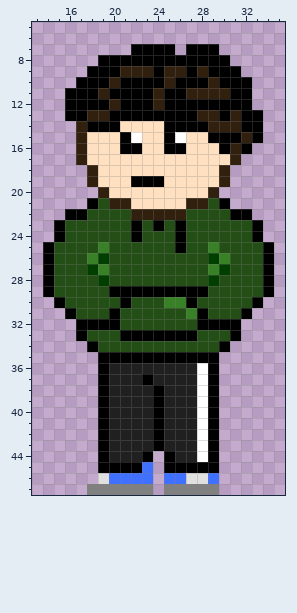
Pixel-art file, stored at assets/characters/adam.aseprite. The first picture shows the starting point.
48x48 pixels, 1 frame. Shown: x 13..35, y 5..47.
And afterwards:
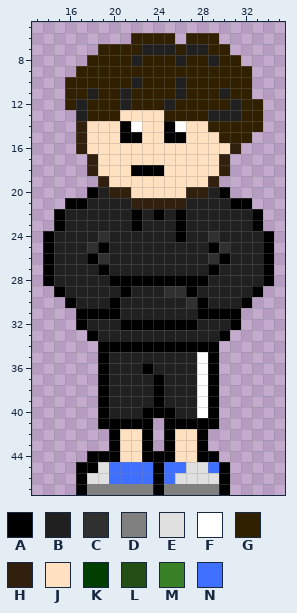
Palette (. is transparent): A #000000  B #202020  C #303030  D #808080  E #e0e0e0  F #ffffff  G #312000  H #31200d  J #ffe0c0  K #003f00  L #234f17  M #398127  N #4070ff
From old to new:
layer "Layer 5" now hidden
layer "Layer 6" added
@@ x 13..35 @@
  5 .......................
- 6 .......................
- 7 .........AAAA.AAA......
- 8 ......AAAAAAAAAAAA.....
- 9 .....AAAHHHAHHAHAAA....
-10 ....AAAHAAAAHAAAHAAA...
-11 ...AAAHAAAAHAAHHHHAA...
-12 ...AAAAHAAAHAAAAAAAA...
-13 ...AAHHAAAAAAAAHHAHAA..
-14 ....HAAAJJJJAAAAHHHAA..
-15 ....HJJJAFJJAFJJAAAHA..
-16 ....HJJJAAJJAAJJJAHA...
-17 ....HJJJJJJJJJJJJJH....
-18 .....HJJJJJJJJJJJH.....
-19 .....HJJJAAAJJJJJH.....
-20 ......HJJJJJJJJJH......
-21 .....ALHHJJJJJHHLA.....
-22 ...AALLLLHHHHHLLLLAA...
-23 ..ALLLLLLALALALLLLLLA..
-24 ..ALLLLLLALLLALLLLLLA..
-25 .ALLLLMLLLLLLALLMLLLLA.
-26 .ALLLMKLLLLLLLLLKMLLLA.
-27 .ALLLKMLLLLLLLLLMKLLLA.
-28 .ALLLLKLLLLLLLLLKLLLLA.
-29 .ALLLLLAAAAAAAAALLLLLA.
-30 ..ALLLLLALLLMMALLLLLA..
-31 ...ALLLALLLLLLMALLLA...
-32 ....AAAALLLLLLLAAAA....
-33 ....ALLLAAAAAAALLLA....
-34 .....ALLLLLLLLLLLA.....
-35 ......AAAAAAAAAAA......
-36 ......ABBBBBBBBFA......
-37 ......ABBBABBBBFA......
+ 6 .........GGGG.GGG......
+ 7 ......GGGGBBBGBBGG.....
+ 8 .....GGGGBGGGBGGBGG....
+ 9 ....GGGGGGGGGGGGGGGG...
+10 ...GGGGGGBGGGBGGGGGG...
+11 ...GGBGGBGGGGBGGGBGG...
+12 ...GBGGGBGGGBGGGGGBGG..
+13 ....BGGGJJJJGGGGBBBGG..
+14 ....HJJJAFJJAFJJGGGGG..
+15 ....HJJJAAJJAAJJJGGG...
+16 ....HJJJJJJJJJJJJJH....
+17 .....HJJJJJJJJJJJH.....
+18 .....HJJJAAAJJJJJH.....
+19 ......HJJJJJJJJJH......
+20 .....ABHHJJJJJHHBA.....
+21 ...AABBBBHHHHHBBBBAA...
+22 ..ABBBBBBABABABBBBBBA..
+23 ..ABBBBBBABBBABBBBBBA..
+24 .ABBBBCBBBBBBABBCBBBBA.
+25 .ABBBCABBBBBBBBBACBBBA.
+26 .ABBBACBBBBBBBBBCABBBA.
+27 .ABBBBABBBBBBBBBABBBBA.
+28 .ABBBBBAAAAAAAAABBBBBA.
+29 ..ABBBBBABBBCCABBBBBA..
+30 ...ABBBABBBBBBCABBBA...
+31 ....AAAABBBBBBBAAAA....
+32 ....ABBBAAAAAAABBBA....
+33 .....ABBBBBBBBBBBA.....
+34 ......AAAAAAAAAAA......
+35 ......ABBBBBBBBFA......
+36 ......ABBBABBBBFA......
+37 ......ABBBBABBBFA......
 38 ......ABBBBABBBFA......
 39 ......ABBBBABBBFA......
-40 ......ABBBBABBBFA......
-41 ......ABBBBABBBFA......
-42 ......ABBBBABBBFA......
-43 ......ABBBBABBBFA......
-44 ......ABBBA.ABBFA......
-45 ......AAAAN.AAAAA......
-46 ......ENNNN.NNEEN......
-47 .....DDDDDD.DDDDD......
+40 ......ABBBAAABBFA......
+41 ......AAAAA.AAAAA......
+42 .......AJJA.AJJA.......
+43 .......AJJA.AJJA.......
+44 .....AAAJJAAAJJAA......
+45 ....AAENNNNANNEENA.....
+46 ....AEENNNNANEEEEA.....
+47 ....ADDDDDDADDDDDA.....
Pixel boxes of the changes (left, top, right, bottom) in both pictures:
changed: (43, 33, 274, 495)
